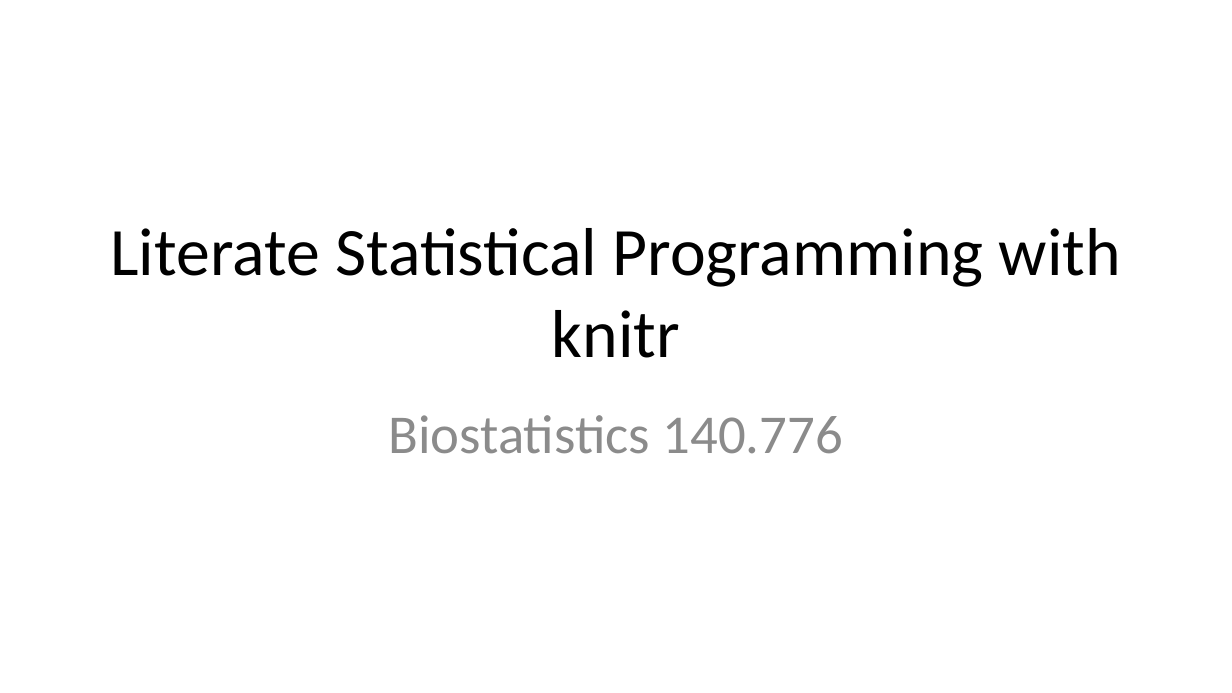
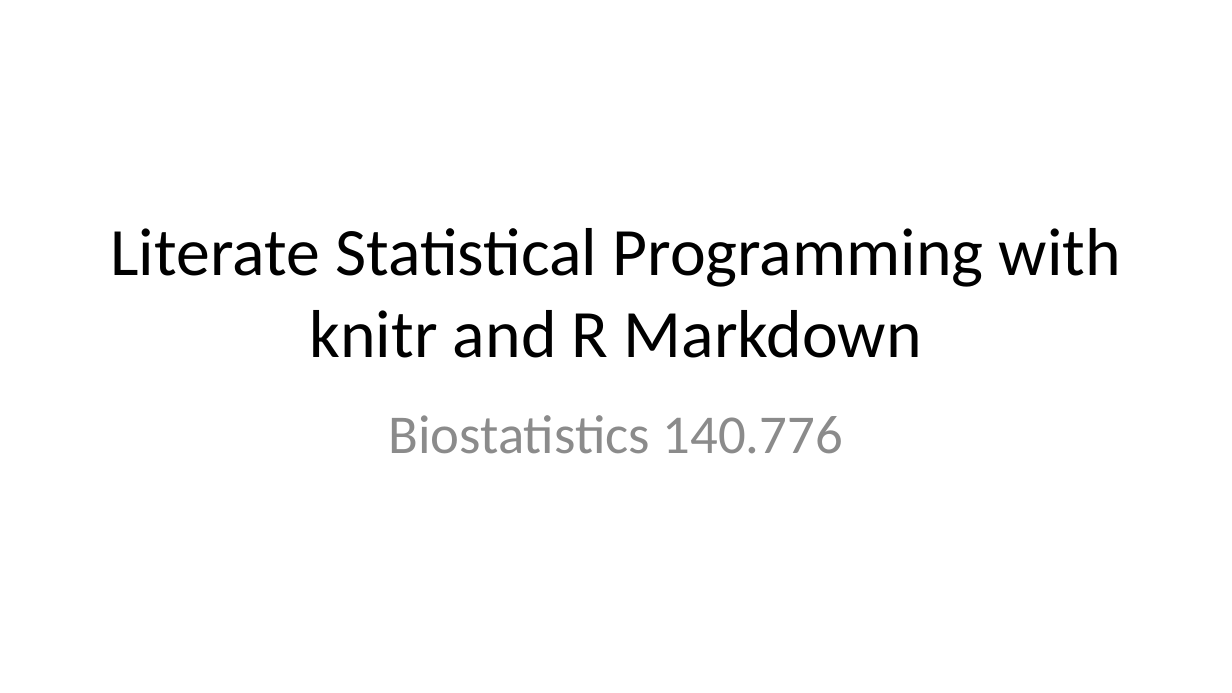
Before and after one commit to Max201510/Biostat776, a slide deck: slide 1 of notes/knitr.pptx. Drawn at 1232x693 pixels with LibreOffice and Linux fonts; fonts in the diff are those of the drawing. Boxes give left, top, right and bottom in pixels: in the first picture for what was removed or moved away, otherwise in the second. Text is boxed around its words. In the diff, an @@ line names an element or a change of style, - is before the commit and + after.

Commit message:
knitr update

```diff
--- a/notes/knitr.pptx
+++ b/notes/knitr.pptx
@@ title at bbox=[110, 228, 1121, 358]: text changed @@
-Literate Statistical Programming with knitr
+Literate Statistical Programming with knitr and R Markdown
```
Also in this commit, not shown: 8 other slides changed, 7 other files.
